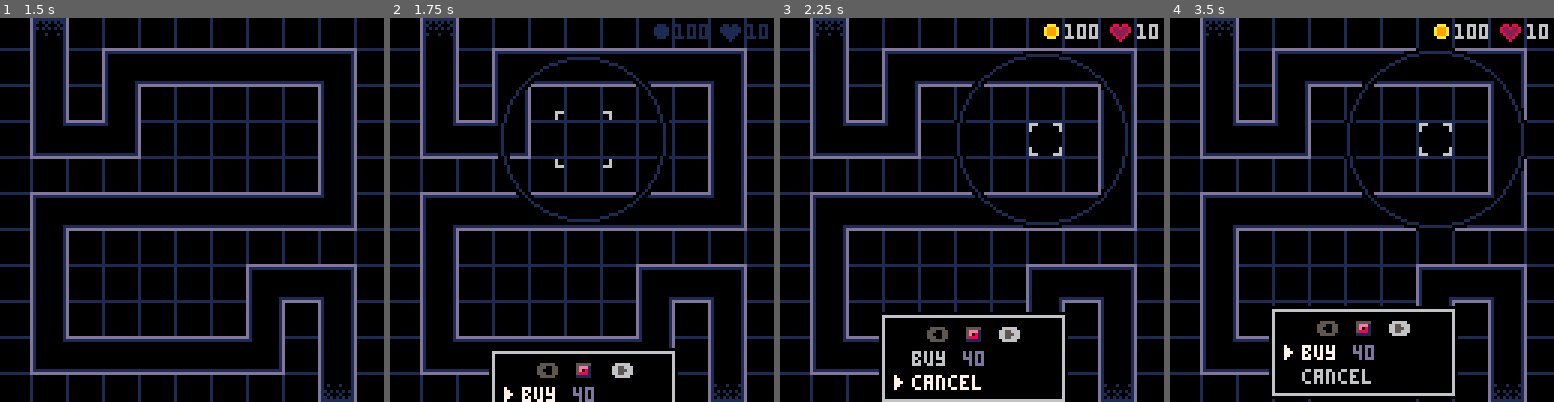
Above: before the commit, frames 1-4 (left to right).
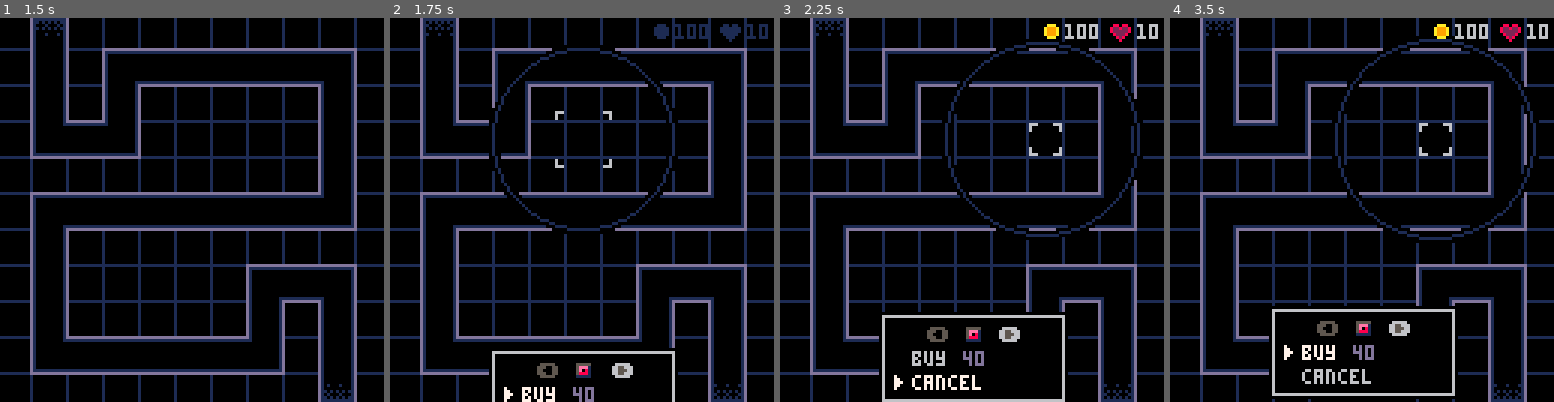
Above: after the commit, the same moments.

Repository: beardedsakimonkey/pixel_td.p8
Game: PICO-8 cartridge pixel_td.p8
Same seed, same stepped clock (60 frames per second), same inputs: the game is played once before the commit and once after it.
Inputs:
- Up to frame 1 (1.5 s): tap X (X key) at 0.33, 1.07 s; tap O (Z key) at 0.7 s
- Up to frame 2 (1.75 s): hold Right from 1.6 s (still down); tap O (Z key) at 1.7 s
- Up to frame 3 (2.25 s): tap X (X key) at 1.85 s; release Right at 2.1 s; tap O (Z key) at 2.1 s; hold Up from 2.15 s (still down)
- Up to frame 4 (3.5 s): release Up at 2.42 s; hold Right 2.47-3.03 s; tap O (Z key) at 2.5, 2.9, 3.3 s; tap X (X key) at 2.97 s; hold Left from 3.08 s (still down)

Frame 1 is identical in both runs. In frame 2, 2.5% of the frame differs, in the area x 25-75%, y 7-57%; in frame 3, 3.1%; in frame 4, 3.2%, in the area x 42-97%, y 4-59%.

Commit message:
vary tower ranges

Diff:
--- a/core.lua
+++ b/core.lua
@@ -76,21 +76,21 @@
 -- Note: `sell` prices computed in _init()
 tower_cfg = {
     -- level 1
-    {dmg=2.3,  range=30, cd=38,                buy=40, upg=45}, -- red
+    {dmg=2.3,  range=34, cd=38,                buy=40, upg=45}, -- red
     {dmg=0.25, range=30, cd=5,                 buy=40, upg=45}, -- green
-    {dmg=2,    range=30, cd=60,                buy=30, upg=45}, -- blue
+    {dmg=2,    range=26, cd=60,                buy=30, upg=45}, -- blue
     -- level 2
-    {dmg=2.8,  range=32, cd=38, max_bullets=2, upg=50}, -- red
+    {dmg=2.8,  range=36, cd=38, max_bullets=2, upg=50}, -- red
     {dmg=0.6,  range=32, cd=5,                 upg=50}, -- green
-    {dmg=2.3,  range=32, cd=55, max_bullets=2, upg=70}, -- blue
+    {dmg=2.3,  range=28, cd=55, max_bullets=2, upg=70}, -- blue
     -- level 3
-    {dmg=2.8,  range=34, cd=38, max_bullets=3, upg=60}, -- red
+    {dmg=2.8,  range=38, cd=38, max_bullets=3, upg=60}, -- red
     {dmg=0.9,  range=34, cd=5,                 upg=60}, -- green
-    {dmg=2.4,  range=34, cd=50, max_bullets=3, upg=90}, -- blue
+    {dmg=2.4,  range=30, cd=50, max_bullets=3, upg=90}, -- blue
     -- level 4
-    {dmg=3,    range=36, cd=38, max_bullets=4}, -- red
+    {dmg=3,    range=40, cd=38, max_bullets=4}, -- red
     {dmg=1.3,  range=36, cd=5},                 -- green
-    {dmg=2.5,  range=36, cd=45, max_bullets=4}, -- blue
+    {dmg=2.5,  range=32, cd=45, max_bullets=4}, -- blue
 }
 local MAX_INTEREST_T = 48
 
--- a/tower.lua
+++ b/tower.lua
@@ -91,14 +91,18 @@
 
 -- Range animation -------------------------------------------------------------
 
-local range, range_v, is_visible = nil, 0, false
+local range, range_v, is_visible, dest_range, is_growing = nil, 0, false, nil, true
 
 function update_tower_ranges()
     local was_visible = is_visible
     is_visible = buy_menu.is_open or upg_menu.is_open
     if is_visible then
-        local dest_range = get_twr_range(find_sel_tower()
+        local prev_dest_range = dest_range
+        dest_range = get_twr_range(find_sel_tower()
                                 or {range = tower_cfg[buy_menu.sel_twr].range})
+        if dest_range ~= prev_dest_range then
+            is_growing = prev_dest_range == nil or dest_range > prev_dest_range
+        end
         if was_visible then -- update
             range, range_v = spring(range, dest_range, range_v, {
                 stiffness = 120,
@@ -125,6 +129,6 @@
         local twr = find_sel_tower()
         draw_range(twr.x, twr.y, range)
     elseif buy_menu.is_open then
-        draw_range(sel.x+6, sel.y+6, range)
+        draw_range(sel.x+6, sel.y+6, is_growing and flr(range) or ceil(range))
     end
 end
